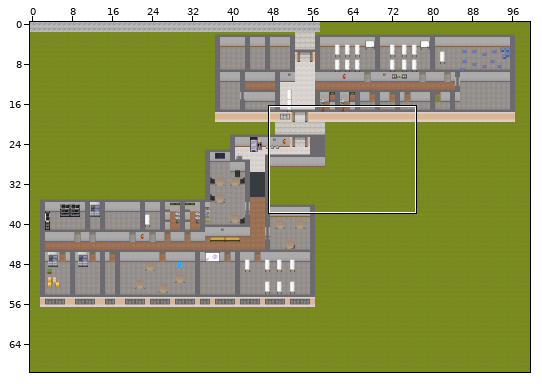
Tiled map (JSON), stored at api/static/maps/deti.json. Above, an overview of the earlier version with the close-up marked.
Close-up. Earlier state:
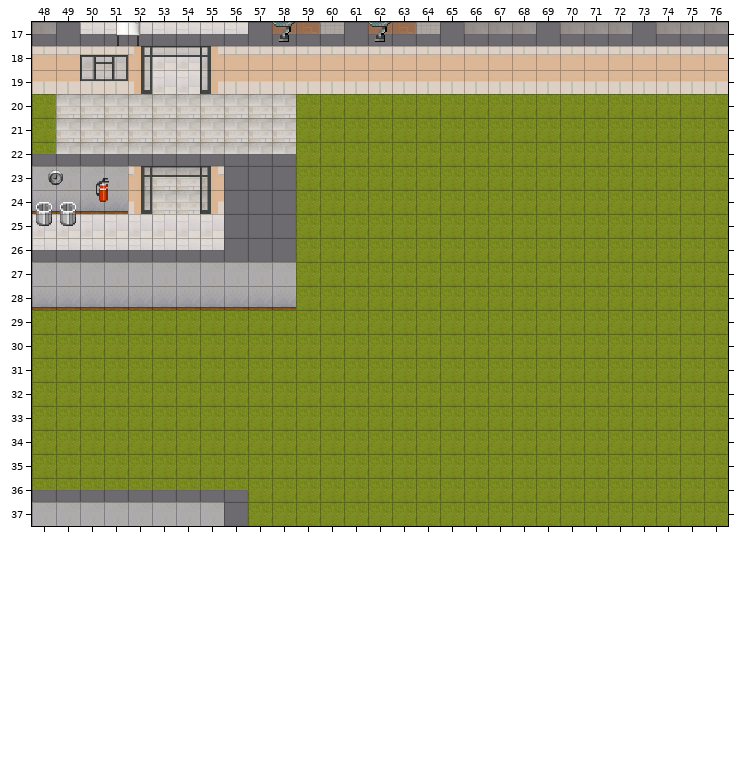
Cells are 32x32 px. Shown: x 48..76, y 17..37. The commit also changed other parts of the map, which this record leaves out. The old version is drawn lined up with the new one.
The same view after the edit:
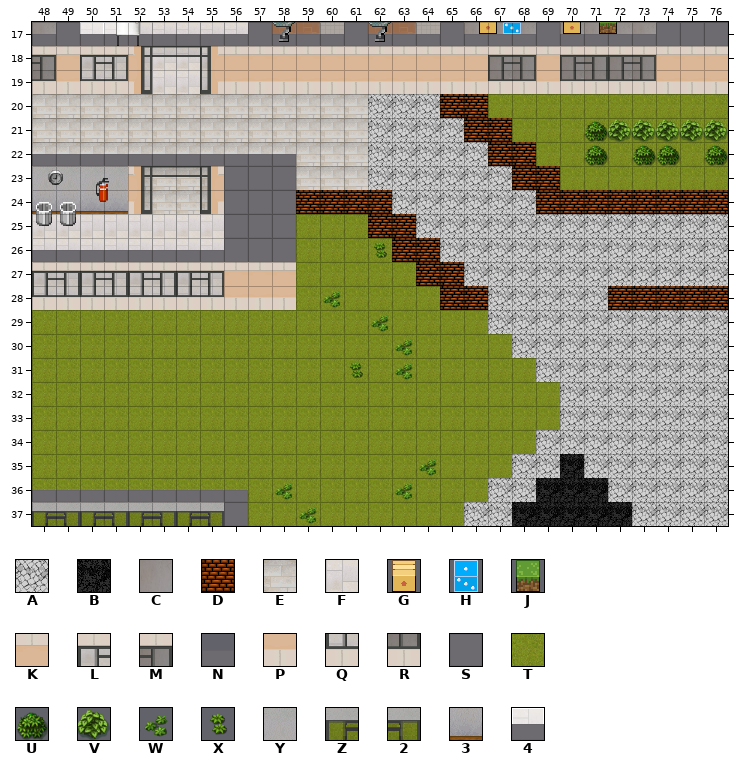
Key: from "Artificial Ground": A 2, B 3, C 5, D 6, E 8, F 10; from "Boxes": G 0 "box_side", H 4 "math_games", J 5 "mine"; from "Deti Exterior": K 0, L 1, M 2, N 6, P 7, Q 8, R 9; from "Extras": S 0; from "Natural Ground": T 0; from "Nature": U 0, V 1, W 15, X 20; from "Rough White": Y 0, Z 1, 2 2, 3 7; from "__CONFERENCE_C0": 4 0.
_ is an empty cell, # one hidden under a higher layer.
Objects are placed by their top-left corner, in cells (3,4 is the top-left corner of cell 3,4); size is 1x1 cell unless given.
See-through tiles are keyed as they look on the map.
Diff:
map size 100x70 -> 100x60 cells
Layer "Ground":
y 18: x 67..68 ## -> CC; x 70 # -> C; x 73 # -> C
y 19: x 48 # -> C; x 67..68 ## -> CC; x 70..73 #### -> CCCC
y 20: x 48 T -> E; x 59..66 TTTTTTTT -> EEEAAA##
y 21: x 48 T -> E; x 59..67 TTTTTTTTT -> EEEAAAA##
y 22: x 48 T -> E; x 59..68 TTTTTTTTTT -> EEEAAAAA##
y 23: x 59..69 TTTTTTTTTTT -> EEEAAAAAA##
y 24: x 59..76 TTTTTTTTTTTTTTTTTT -> ####AAAAAA########
y 25: x 62..76 TTTTTTTTTTTTTTT -> ##AAAAAAAAAAAAA
y 26: x 63..76 TTTTTTTTTTTTTT -> ##AAAAAAAAAAAA
y 27: x 64..76 TTTTTTTTTTTTT -> ##AAAAAAAAAAA
y 28: x 48..55 ######## -> FFFFFFFF; x 65..76 TTTTTTTTTTTT -> ##AAAAA#####
y 29: x 67..76 TTTTTTTTTT -> AAAAAAAAAA
y 30: x 68..76 TTTTTTTTT -> AAAAAAAAA
y 31: x 69..76 TTTTTTTT -> AAAAAAAA
y 32..33: x 70..76 TTTTTTT -> AAAAAAA
y 34: x 69..76 TTTTTTTT -> AAAAAAAA
y 35: x 68..76 TTTTTTTTT -> AABAAAAAA
y 36: x 67..76 TTTTTTTTTT -> AABBBAAAAA
y 37: x 66..76 TTTTTTTTTTT -> AABBBBBAAAA
Layer "Ground2":
y 21: x 71..76 ______ -> UVVVVV
y 22: x 71 _ -> U; x 73..74 __ -> UU; x 76 _ -> U
y 26: x 62 _ -> X
y 28: x 60 _ -> W
y 29: x 62 _ -> W
y 30: x 63 _ -> W
y 31: x 61 _ -> X; x 63 _ -> W
y 35: x 64 _ -> W
y 36: x 58 _ -> W; x 63 _ -> W
y 37: x 59 _ -> W
Layer "Collision":
y 20: x 65..66 __ -> DD
y 21: x 66..67 __ -> DD
y 22: x 67..68 __ -> DD
y 23: x 68..69 __ -> DD
y 24: x 59..62 ____ -> DDDD; x 69..76 ________ -> DDDDDDDD
y 25: x 62..63 __ -> DD
y 26: x 63..64 __ -> DD
y 27: x 64..65 __ -> DD
y 28: x 65..66 __ -> DD; x 72..76 _____ -> DDDDD
Layer "__Conference":
y 17: x 50..51 __ -> 44
Layer "__Collision":
y 17: x 73..76 S___ -> _SSS
y 18: x 48 K -> M; x 67..68 KK -> LM; x 70..73 KKKK -> LMLM
y 19: x 48 P -> R; x 67..68 PP -> QR; x 70..73 PPPP -> QRQR
y 27: x 48..58 YYYYYYYYYYY -> LMLMLMLMKKK
y 28: x 48..58 33333333333 -> QRQRQRQRPPP
y 37: x 48..55 YYYYYYYY -> Z2Z2Z2Z2
Layer "__Float":
y 17: x 73..76 _NNN -> N___
Layer "ObjectCollision":
added: G "box_side" at 66.5,16.5
added: G "box_side" at 70,16.5
added: H "math_games" at 67.5,16.5
added: J "mine" at 71.5,16.5
Pixel boxes of the changes (left, top, right, bottom) in both close-ups:
changed: (32, 22, 728, 526)
